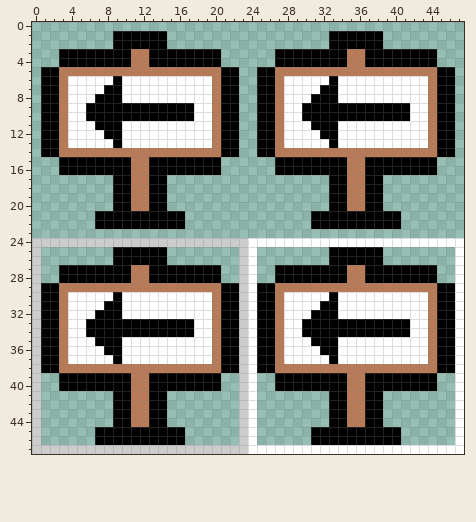
Edited in one commit: pixel-art sprite (campuswalk/images/left_btn.png). The picture above is the old version.
The file is 48x48 pixels.
After the commit:
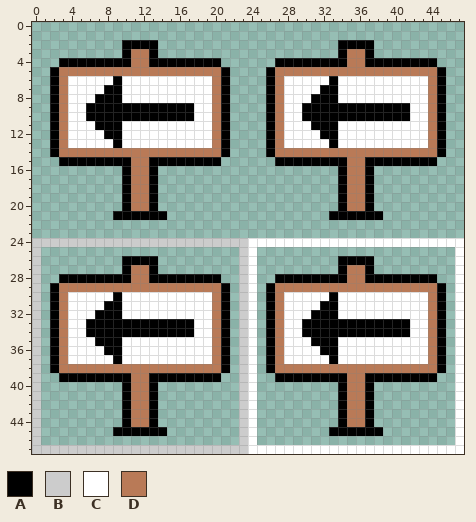
Palette (. is transparent): A #000000  B #cccccc  C #ffffff  D #b97a57
Edits made:
@@ x 0..47 @@
  0 ................................................
- 1 .........AAAAAA..................AAAAAA.........
- 2 .........AAAAAA..................AAAAAA.........
- 3 ...AAAAAAAADDAAAAAAAA......AAAAAAAADDAAAAAAAA...
+ 1 ................................................
+ 2 ..........AAAA....................AAAA..........
+ 3 ..........ADDA....................ADDA..........
  4 ...AAAAAAAADDAAAAAAAA......AAAAAAAADDAAAAAAAA...
- 5 .AADDDDDDDDDDDDDDDDDDAA..AADDDDDDDDDDDDDDDDDDAA.
- 6 .AADCCCCCACCCCCCCCCCDAA..AADCCCCCACCCCCCCCCCDAA.
- 7 .AADCCCCAACCCCCCCCCCDAA..AADCCCCAACCCCCCCCCCDAA.
- 8 .AADCCCAAACCCCCCCCCCDAA..AADCCCAAACCCCCCCCCCDAA.
- 9 .AADCCAAAAAAAAAAAACCDAA..AADCCAAAAAAAAAAAACCDAA.
-10 .AADCCAAAAAAAAAAAACCDAA..AADCCAAAAAAAAAAAACCDAA.
-11 .AADCCCAAACCCCCCCCCCDAA..AADCCCAAACCCCCCCCCCDAA.
-12 .AADCCCCAACCCCCCCCCCDAA..AADCCCCAACCCCCCCCCCDAA.
-13 .AADCCCCCACCCCCCCCCCDAA..AADCCCCCACCCCCCCCCCDAA.
-14 .AADDDDDDDDDDDDDDDDDDAA..AADDDDDDDDDDDDDDDDDDAA.
+ 5 ..ADDDDDDDDDDDDDDDDDDA....ADDDDDDDDDDDDDDDDDDA..
+ 6 ..ADCCCCCACCCCCCCCCCDA....ADCCCCCACCCCCCCCCCDA..
+ 7 ..ADCCCCAACCCCCCCCCCDA....ADCCCCAACCCCCCCCCCDA..
+ 8 ..ADCCCAAACCCCCCCCCCDA....ADCCCAAACCCCCCCCCCDA..
+ 9 ..ADCCAAAAAAAAAAAACCDA....ADCCAAAAAAAAAAAACCDA..
+10 ..ADCCAAAAAAAAAAAACCDA....ADCCAAAAAAAAAAAACCDA..
+11 ..ADCCCAAACCCCCCCCCCDA....ADCCCAAACCCCCCCCCCDA..
+12 ..ADCCCCAACCCCCCCCCCDA....ADCCCCAACCCCCCCCCCDA..
+13 ..ADCCCCCACCCCCCCCCCDA....ADCCCCCACCCCCCCCCCDA..
+14 ..ADDDDDDDDDDDDDDDDDDA....ADDDDDDDDDDDDDDDDDDA..
 15 ...AAAAAAAADDAAAAAAAA......AAAAAAAADDAAAAAAAA...
-16 ...AAAAAAAADDAAAAAAAA......AAAAAAAADDAAAAAAAA...
-17 .........AADDAA..................AADDAA.........
-18 .........AADDAA..................AADDAA.........
-19 .........AADDAA..................AADDAA.........
-20 .........AADDAA..................AADDAA.........
-21 .......AAAAAAAAAA..............AAAAAAAAAA.......
-22 .......AAAAAAAAAA..............AAAAAAAAAA.......
+16 ..........ADDA....................ADDA..........
+17 ..........ADDA....................ADDA..........
+18 ..........ADDA....................ADDA..........
+19 ..........ADDA....................ADDA..........
+20 ..........ADDA....................ADDA..........
+21 .........AAAAAA..................AAAAAA.........
+22 ................................................
 23 ................................................
 24 BBBBBBBBBBBBBBBBBBBBBBBBCCCCCCCCCCCCCCCCCCCCCCCC
-25 B........AAAAAA........BC........AAAAAA........C
-26 B........AAAAAA........BC........AAAAAA........C
-27 B..AAAAAAAADDAAAAAAAA..BC..AAAAAAAADDAAAAAAAA..C
+25 B......................BC......................C
+26 B.........AAAA.........BC.........AAAA.........C
+27 B.........ADDA.........BC.........ADDA.........C
 28 B..AAAAAAAADDAAAAAAAA..BC..AAAAAAAADDAAAAAAAA..C
-29 BAADDDDDDDDDDDDDDDDDDAABCAADDDDDDDDDDDDDDDDDDAAC
-30 BAADCCCCCACCCCCCCCCCDAABCAADCCCCCACCCCCCCCCCDAAC
-31 BAADCCCCAACCCCCCCCCCDAABCAADCCCCAACCCCCCCCCCDAAC
-32 BAADCCCAAACCCCCCCCCCDAABCAADCCCAAACCCCCCCCCCDAAC
-33 BAADCCAAAAAAAAAAAACCDAABCAADCCAAAAAAAAAAAACCDAAC
-34 BAADCCAAAAAAAAAAAACCDAABCAADCCAAAAAAAAAAAACCDAAC
-35 BAADCCCAAACCCCCCCCCCDAABCAADCCCAAACCCCCCCCCCDAAC
-36 BAADCCCCAACCCCCCCCCCDAABCAADCCCCAACCCCCCCCCCDAAC
-37 BAADCCCCCACCCCCCCCCCDAABCAADCCCCCACCCCCCCCCCDAAC
-38 BAADDDDDDDDDDDDDDDDDDAABCAADDDDDDDDDDDDDDDDDDAAC
+29 B.ADDDDDDDDDDDDDDDDDDA.BC.ADDDDDDDDDDDDDDDDDDA.C
+30 B.ADCCCCCACCCCCCCCCCDA.BC.ADCCCCCACCCCCCCCCCDA.C
+31 B.ADCCCCAACCCCCCCCCCDA.BC.ADCCCCAACCCCCCCCCCDA.C
+32 B.ADCCCAAACCCCCCCCCCDA.BC.ADCCCAAACCCCCCCCCCDA.C
+33 B.ADCCAAAAAAAAAAAACCDA.BC.ADCCAAAAAAAAAAAACCDA.C
+34 B.ADCCAAAAAAAAAAAACCDA.BC.ADCCAAAAAAAAAAAACCDA.C
+35 B.ADCCCAAACCCCCCCCCCDA.BC.ADCCCAAACCCCCCCCCCDA.C
+36 B.ADCCCCAACCCCCCCCCCDA.BC.ADCCCCAACCCCCCCCCCDA.C
+37 B.ADCCCCCACCCCCCCCCCDA.BC.ADCCCCCACCCCCCCCCCDA.C
+38 B.ADDDDDDDDDDDDDDDDDDA.BC.ADDDDDDDDDDDDDDDDDDA.C
 39 B..AAAAAAAADDAAAAAAAA..BC..AAAAAAAADDAAAAAAAA..C
-40 B..AAAAAAAADDAAAAAAAA..BC..AAAAAAAADDAAAAAAAA..C
-41 B........AADDAA........BC........AADDAA........C
-42 B........AADDAA........BC........AADDAA........C
-43 B........AADDAA........BC........AADDAA........C
-44 B........AADDAA........BC........AADDAA........C
-45 B......AAAAAAAAAA......BC......AAAAAAAAAA......C
-46 B......AAAAAAAAAA......BC......AAAAAAAAAA......C
+40 B.........ADDA.........BC.........ADDA.........C
+41 B.........ADDA.........BC.........ADDA.........C
+42 B.........ADDA.........BC.........ADDA.........C
+43 B.........ADDA.........BC.........ADDA.........C
+44 B.........ADDA.........BC.........ADDA.........C
+45 B........AAAAAA........BC........AAAAAA........C
+46 B......................BC......................C
 47 BBBBBBBBBBBBBBBBBBBBBBBBCCCCCCCCCCCCCCCCCCCCCCCC
Changed places in both pictures, as pixel boxes (x1, y1, x2, y2):
erased: (41, 31, 455, 445)
